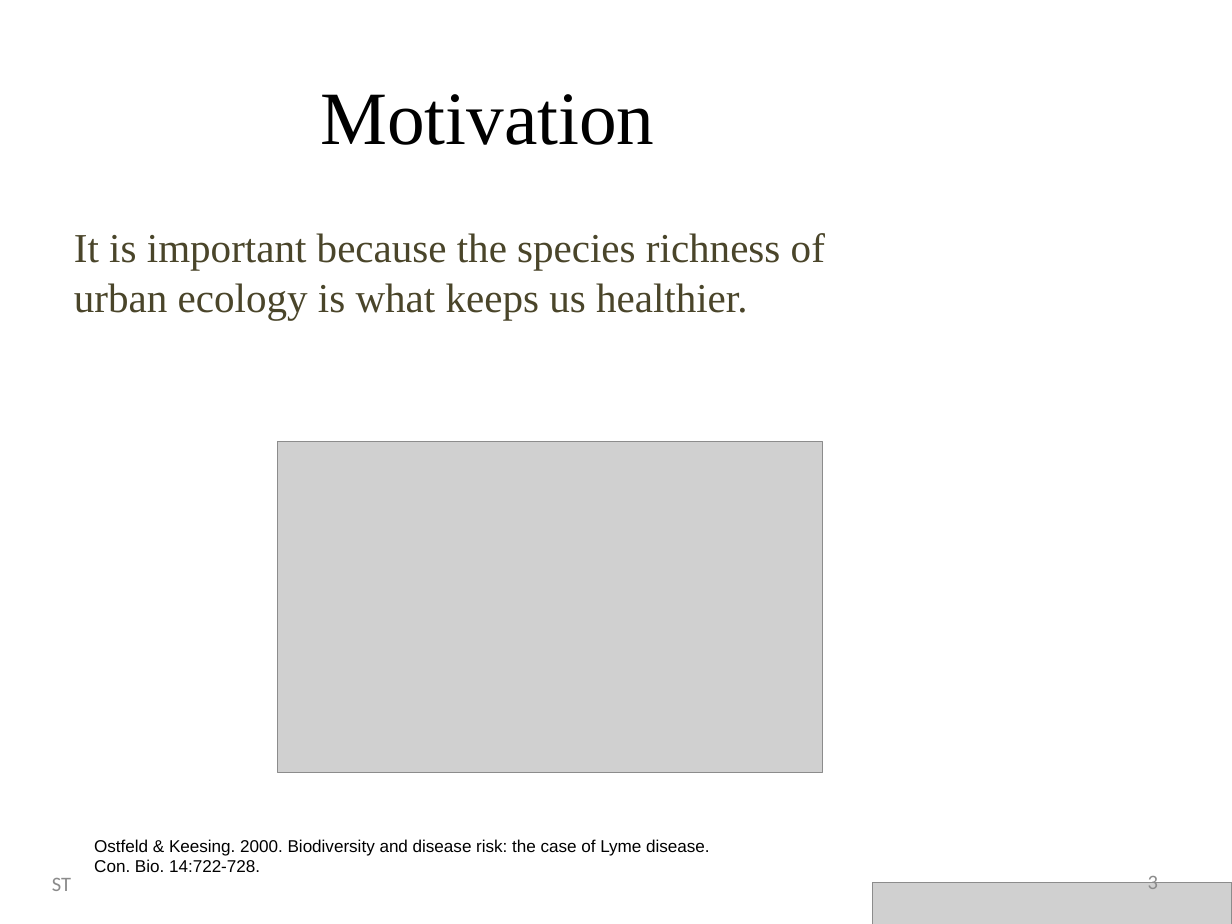
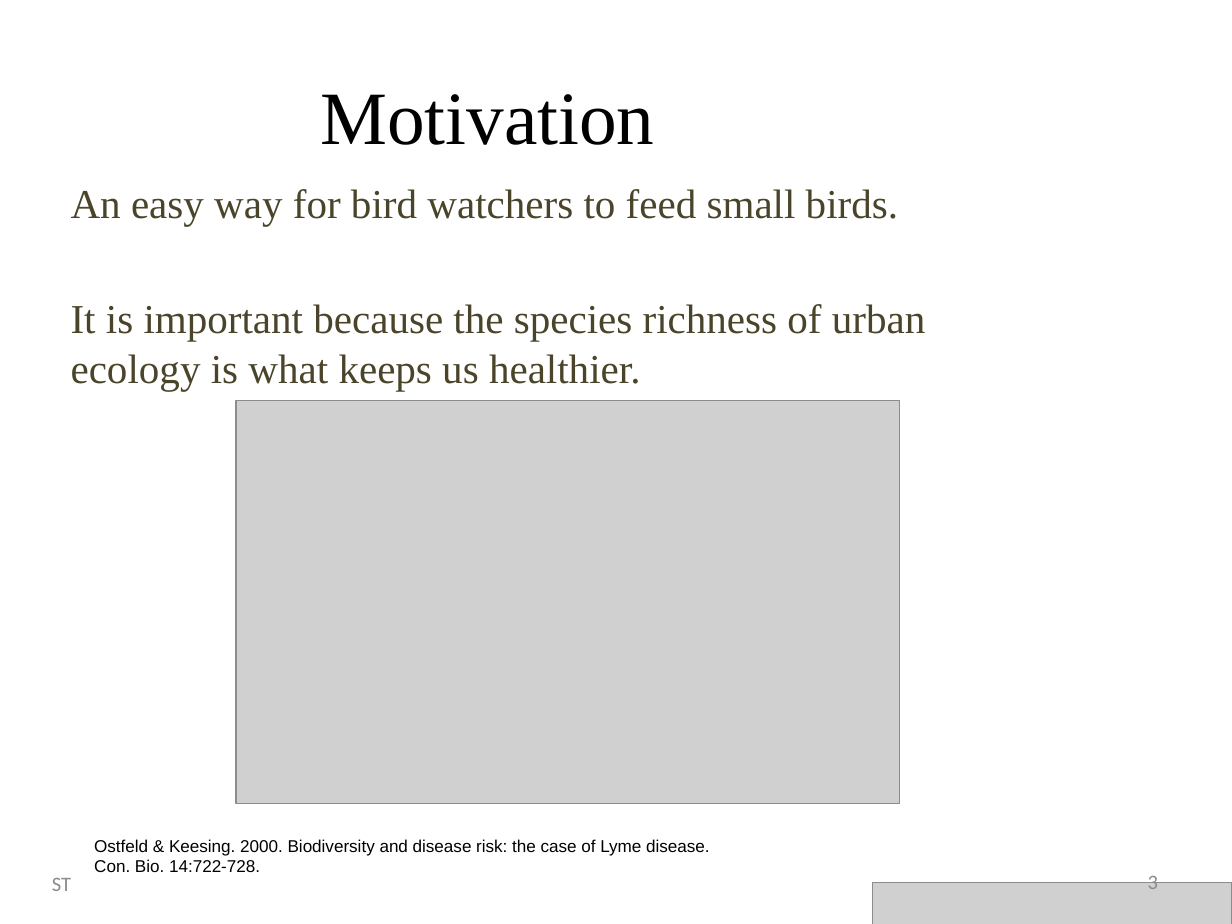
Before and after one commit to Stevie-Nicks-and-the-Xaybanha-Zhous/SelectiveBirdFeeder, a slide deck: slide 3 of Smart_Bird_Feeder_Presentation.pptx. Drawn at 1232x924 pixels with LibreOffice and Linux fonts; fonts in the diff are those of the drawing; grey boxes stand for pictures; background and template pictures are left out. Boxes give left, top, right and bottom in pixels: in the first picture for what was removed or moved away, otherwise in the second. Text is boxed around its words. In the diff, an @@ line names an element or a change of style, - is before the commit and + after.

```diff
--- a/Smart_Bird_Feeder_Presentation.pptx
+++ b/Smart_Bird_Feeder_Presentation.pptx
@@ text "An easy way for bird ...": place and size @@
-text "An easy way for bird ..." at <box>74,233,825,320</box>
+text "An easy way for bird ..." at <box>71,189,926,391</box>
@@ text at <box>71,189,898,226</box>: paragraph added @@
+An easy way for bird watchers to feed small birds.
@@ picture: place and size @@
-picture at <box>277,441,823,772</box>
+picture at <box>237,400,901,803</box>
```
Also in this commit, not shown: 3 other slides changed.
